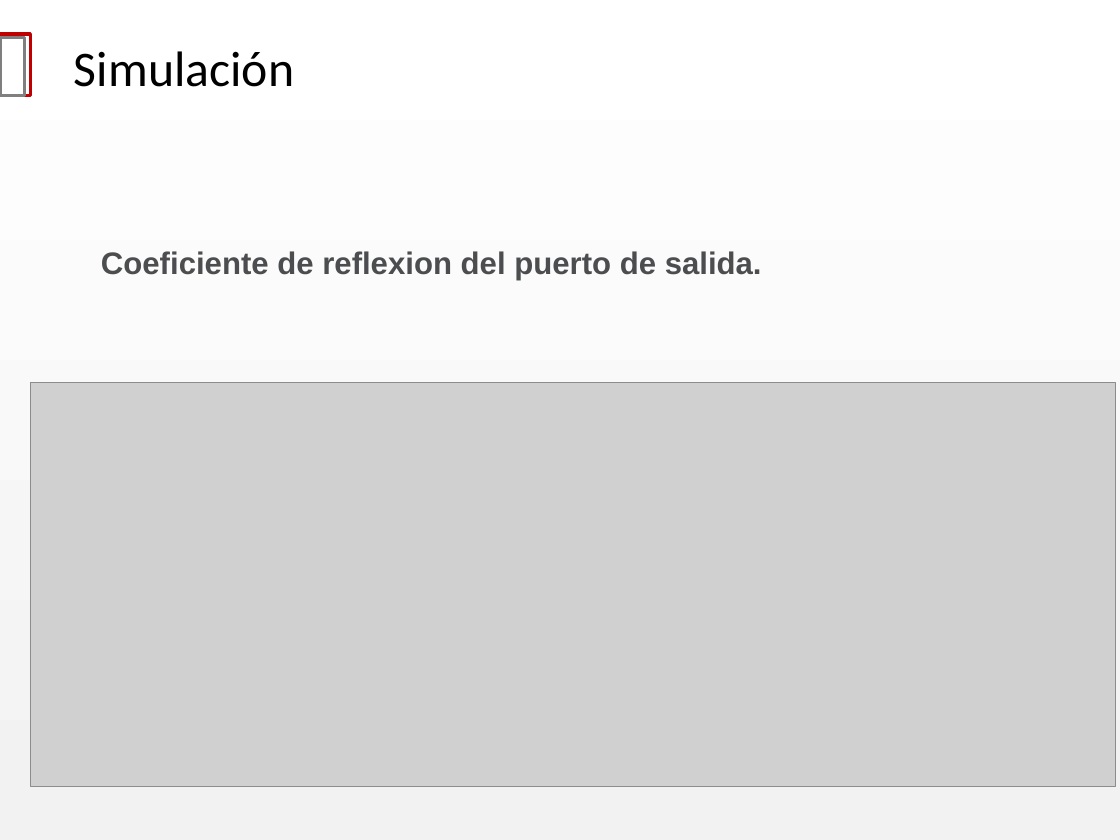
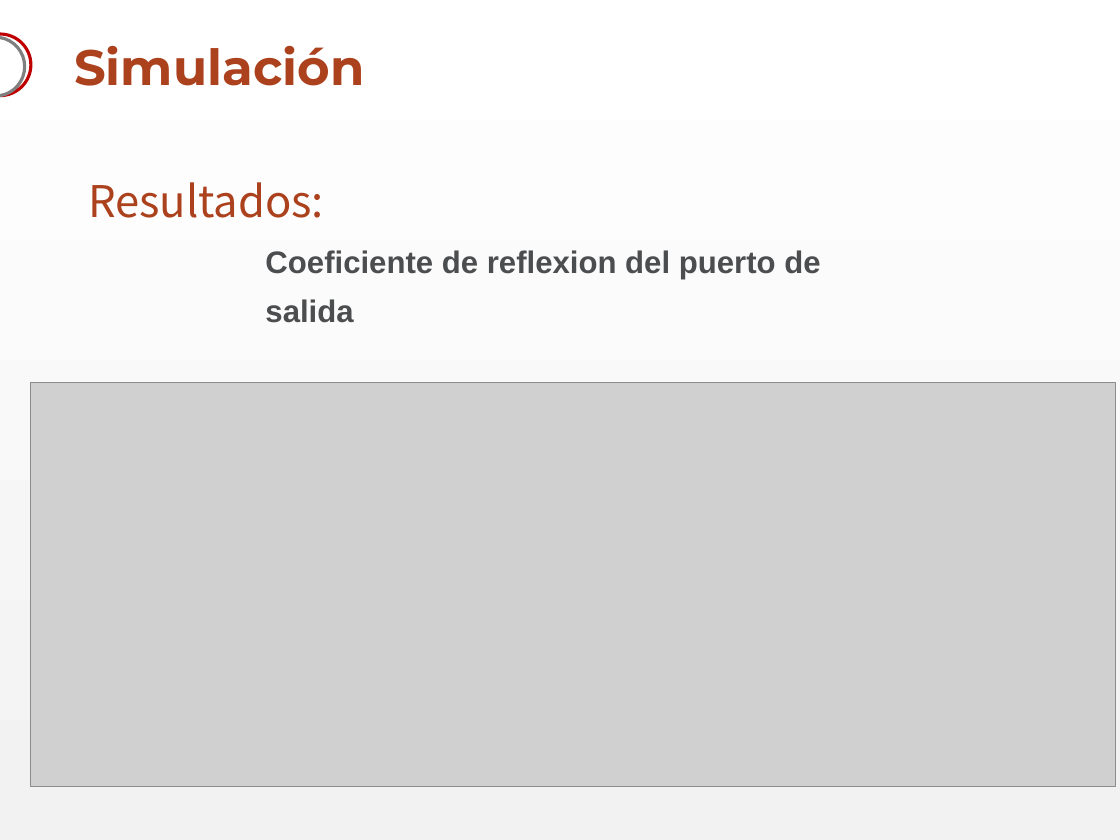
Before and after one commit to akukulanski/RF_Switch_3GHz, a slide deck: slide 12 of Presentación/RF Switch.pptx. Drawn at 1120x840 pixels with LibreOffice and Linux fonts; fonts in the diff are those of the drawing; grey boxes stand for pictures; background and template pictures are left out. Boxes give left, top, right and bottom in pixels: in the first picture for what was removed or moved away, otherwise in the second. Text is boxed around its words. In the diff, an @@ line names an element or a change of style, - is before the commit and + after.

```diff
--- a/Presentación/RF Switch.pptx
+++ b/Presentación/RF Switch.pptx
@@ title "Simulación" at [74, 46, 364, 86]: font Calibri to Montserrat, text colour #000000 to #AC411D, bold on; line spacing 1 to 0.9 @@
@@ rectangle removed at [0, 34, 31, 95] @@
@@ rectangle removed at [0, 38, 25, 96] @@
@@ freeform shape added at [0, 34, 31, 95], outline #C00000 2 pt @@
@@ freeform shape added at [0, 38, 25, 96], outline #7F7F7F 2 pt @@
@@ text "Resultados:" at [88, 182, 324, 218]: vertical alignment bottom to top @@
@@ text at [88, 182, 324, 218]: text changed; text colour #000000 to #AC411D; bold off @@
-Resultados [Qucs]:
+Resultados:
@@ text at [265, 250, 820, 323]: text changed @@
-Coeficiente de reflexion del puerto de salida.
+Coeficiente de reflexion del puerto de salida
```
Also in this commit, not shown: 14 other slides changed.
